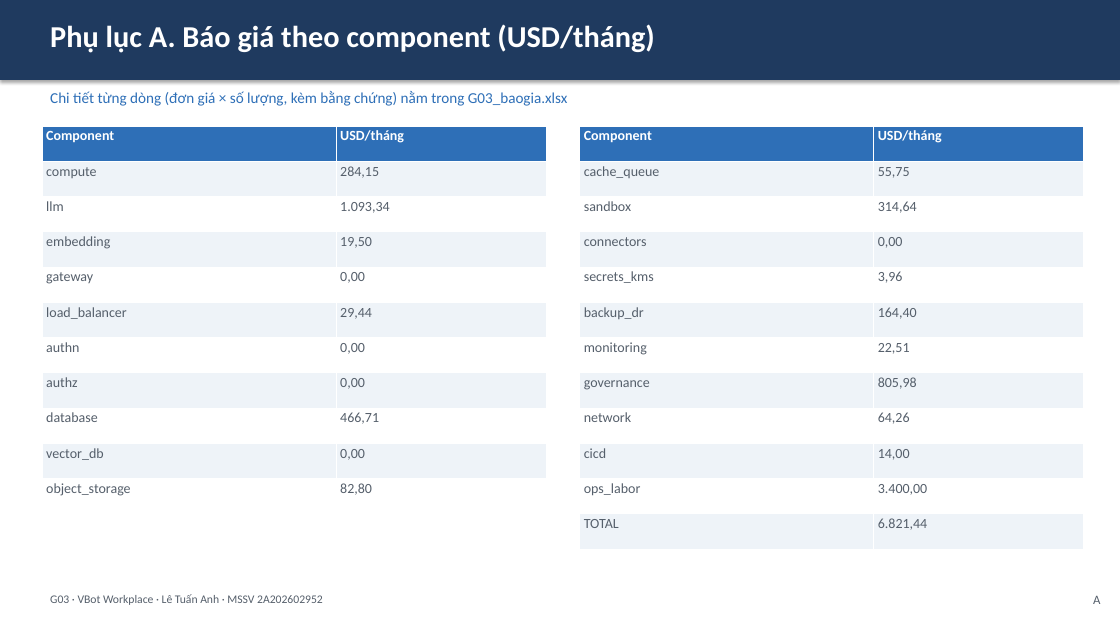
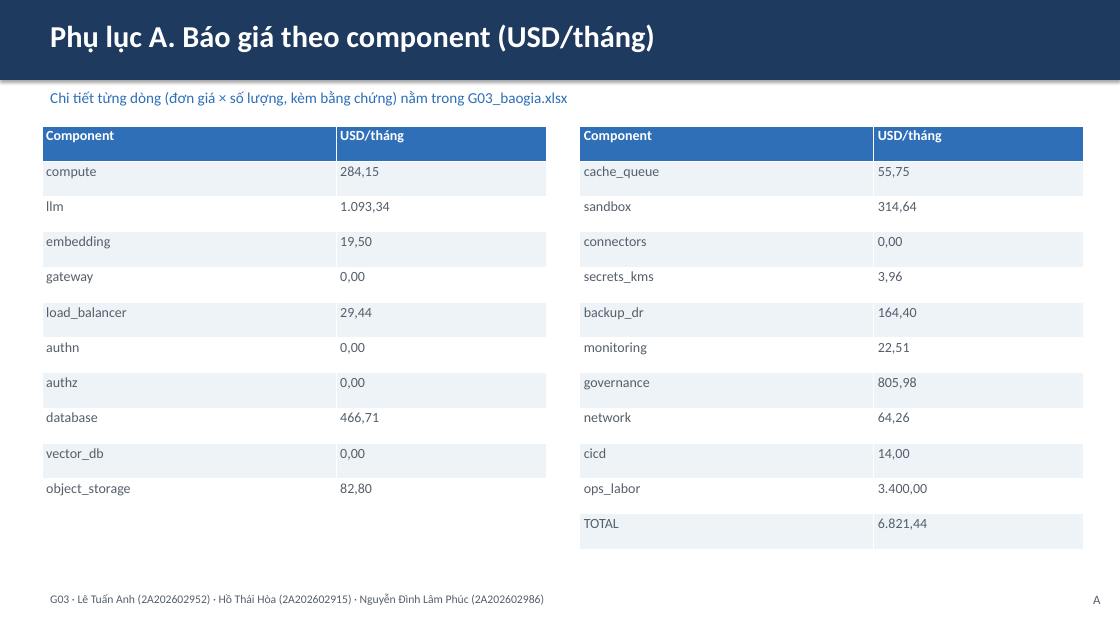
Before and after one commit to anhltsefpt/VBot-production-capstone, a slide deck: slide 17 of anh-le/G03_slide.pptx. Drawn at 1120x630 pixels with LibreOffice and Linux fonts; fonts in the diff are those of the drawing. Boxes give left, top, right and bottom in pixels: in the first picture for what was removed or moved away, otherwise in the second. Text is boxed around its words. In the diff, an @@ line names an element or a change of style, - is before the commit and + after.

```diff
--- a/anh-le/G03_slide.pptx
+++ b/anh-le/G03_slide.pptx
@@ text at (50,594,544,605): text changed @@
-G03 · VBot Workplace · Lê Tuấn Anh · MSSV 2A202602952
+G03 · Lê Tuấn Anh (2A202602952) · Hồ Thái Hòa (2A202602915) · Nguyễn Đình Lâm Phúc (2A202602986)
```
Also in this commit, not shown: 19 other slides changed, 2 other files.
